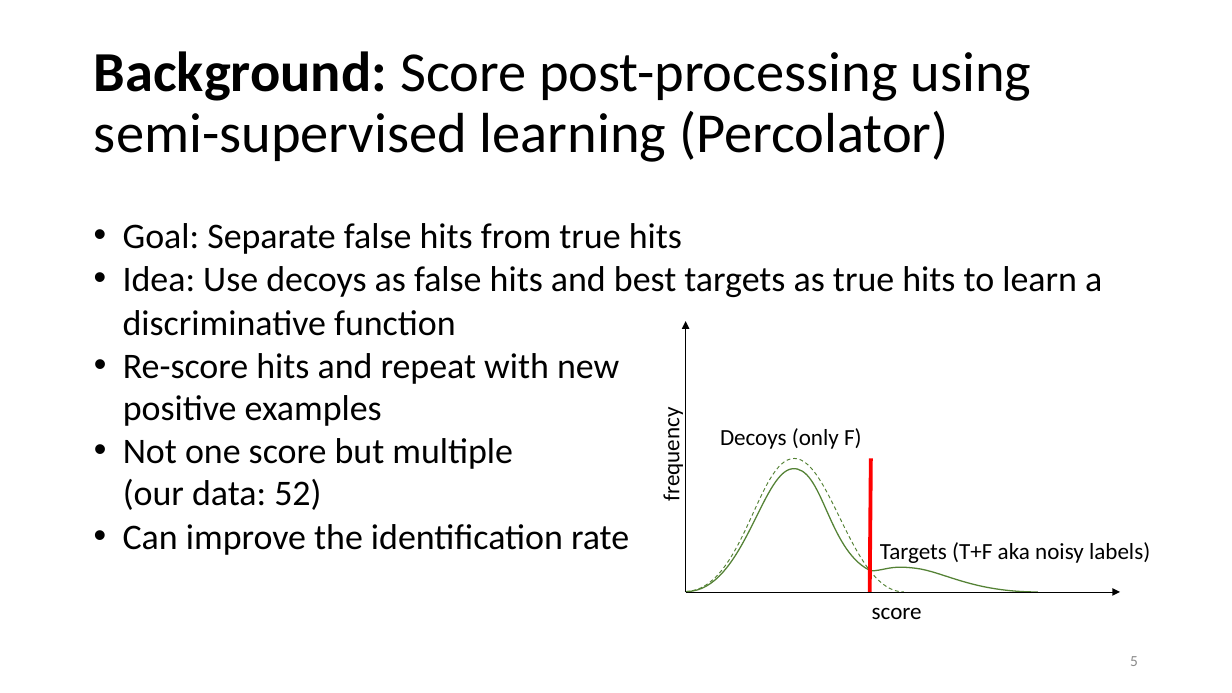
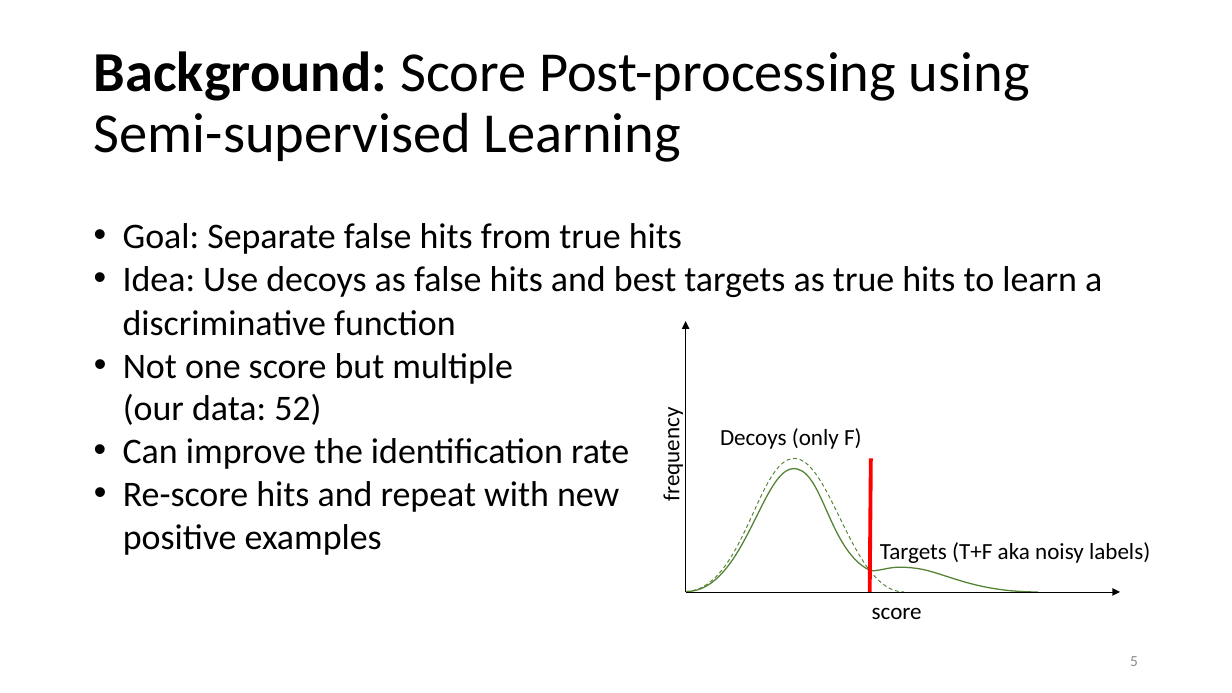
Before and after one commit to emilpaulitz/Bachelor-Thesis, a slide deck: slide 5 of doc/presentation_v2.pptx. Drawn at 1232x693 pixels with LibreOffice and Linux fonts; fonts in the diff are those of the drawing. Boxes give left, top, right and bottom in pixels: in the first picture for what was removed or moved away, otherwise in the second. Text is boxed around its words. In the diff, an @@ line names an element or a change of style, - is before the commit and + after.

```diff
--- a/doc/presentation_v2.pptx
+++ b/doc/presentation_v2.pptx
@@ title at (94, 51, 1030, 162): text changed @@
-Background: Score post-processing using semi-supervised learning (Percolator)
+Background: Score Post-processing using Semi-supervised Learning
@@ text at (123, 353, 619, 426): paragraphs removed @@
-• Re-score hits and repeat with new
-positive examples
@@ text at (123, 481, 619, 555): paragraphs added @@
+• Re-score hits and repeat with new
+positive examples
```
Also in this commit, not shown: 14 other slides changed.
